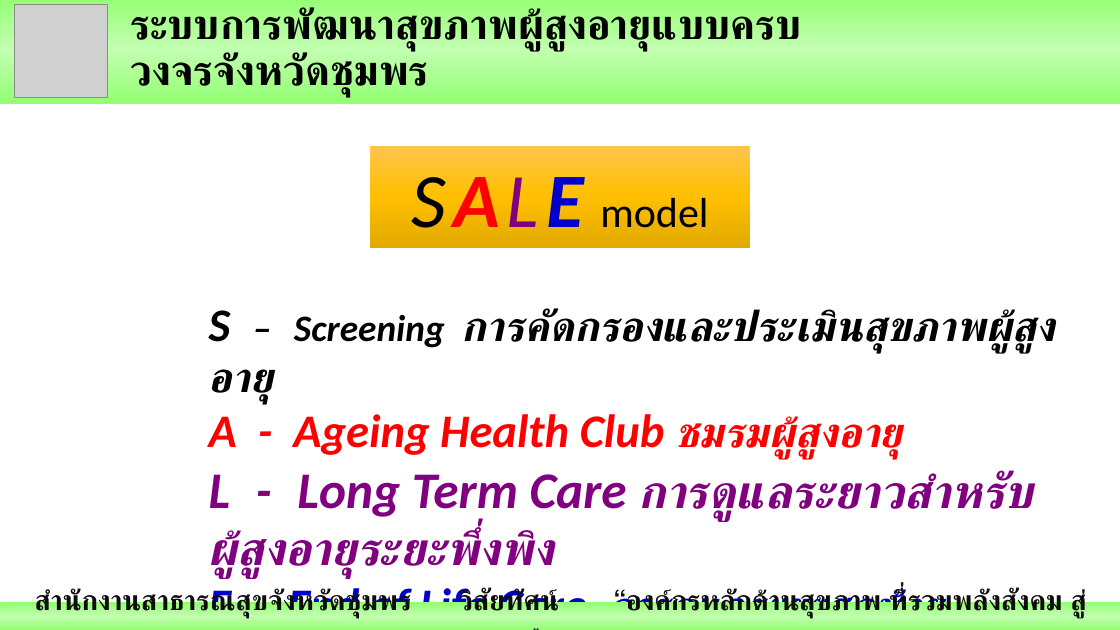
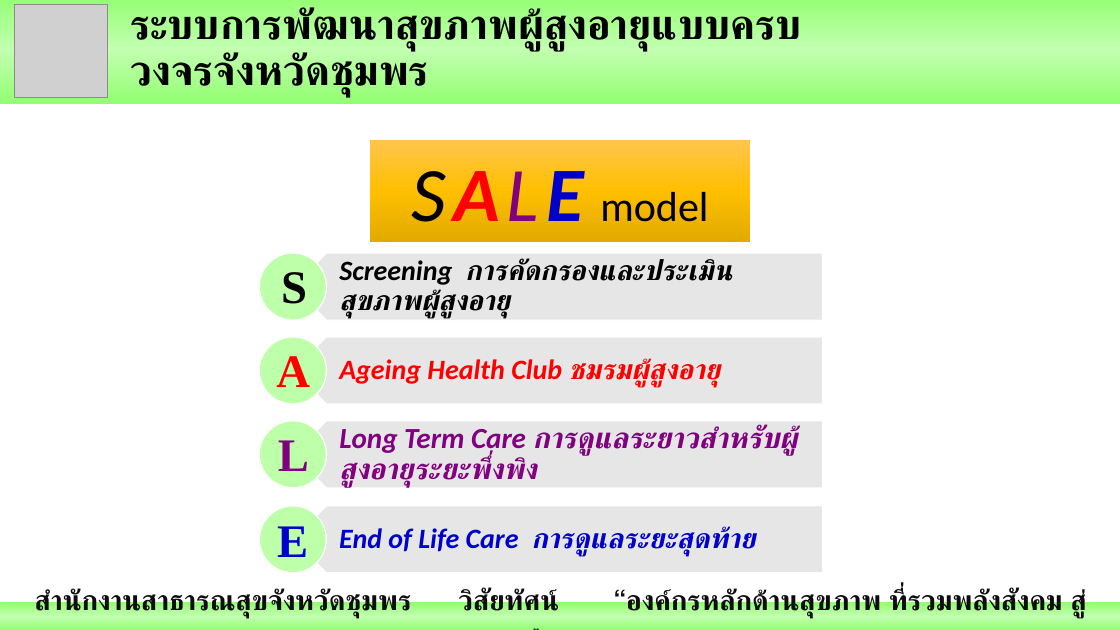
Before and after one commit to joblackpoc/Jobs_SSJ, a slide deck: slide 41 of นิเทศก์/Ready/Poc_Mix_2_นิเทศก์ใหม่.pptx. Drawn at 1120x630 pixels with LibreOffice and Linux fonts; fonts in the diff are those of the drawing; grey boxes stand for pictures. Boxes give left, top, right and bottom in pixels: in the first picture for what was removed or moved away, otherwise in the second. Text is boxed around its words. In the diff, an @@ line names an element or a change of style, - is before the commit and + after.

```diff
--- a/นิเทศก์/Ready/Poc_Mix_2_นิเทศก์ใหม่.pptx
+++ b/นิเทศก์/Ready/Poc_Mix_2_นิเทศก์ใหม่.pptx
@@ rectangle "SALE model" moved from (x1=370, y1=146, x2=750, y2=248) to (x1=370, y1=140, x2=750, y2=242) @@
@@ text added at (x1=281, y1=272, x2=307, y2=304), 40 pt, text #000000, bold @@
+S
@@ text added at (x1=276, y1=356, x2=310, y2=387), 40 pt, text #FF0000, bold @@
+A
@@ group added at (x1=260, y1=253, x2=823, y2=488): 3 pentagon arrows, 3 ellipses, 2 texts @@
+Screening การคัดกรองและประเมินสุขภาพผู้สูงอายุ
+Ageing Health Club ชมรมผู้สูงอายุ
@@ text added at (x1=278, y1=440, x2=309, y2=471), 40 pt, text #800080, bold @@
+L
@@ text "Long Term Care การดูแลระยาวสำหรับผู้สูงอายุระยะพึ่งพิง" at (x1=339, y1=425, x2=796, y2=487): vertical alignment top to middle @@
@@ text at (x1=339, y1=425, x2=796, y2=487): text changed; size 40 to 25 pt @@
-S – Screening การคัดกรองและประเมินสุขภาพผู้สูงอายุ
-A - Ageing Health Club ชมรมผู้สูงอายุ
-L - Long Term Care การดูแลระยาวสำหรับผู้สูงอายุระยะพึ่งพิง
-E - End of Life Care การดูแลระยะสุดท้าย
+Long Term Care การดูแลระยาวสำหรับผู้สูงอายุระยะพึ่งพิง
@@ ellipse added at (x1=260, y1=506, x2=327, y2=573), fill #BEFFAA, outline #FFFFFF 1 pt @@
@@ pentagon arrow added at (x1=293, y1=506, x2=823, y2=573), fill #E7E6E6, outline #FFFFFF 1 pt @@
@@ text added at (x1=277, y1=526, x2=308, y2=557), 40 pt, text #0000CC, bold @@
+E
@@ text added at (x1=339, y1=526, x2=755, y2=556), 24 pt, text #0000CC, bold, italic @@
+End of Life Care การดูแลระยะสุดท้าย
```
Also in this commit, not shown: 13 other slides changed, 1 other file.
